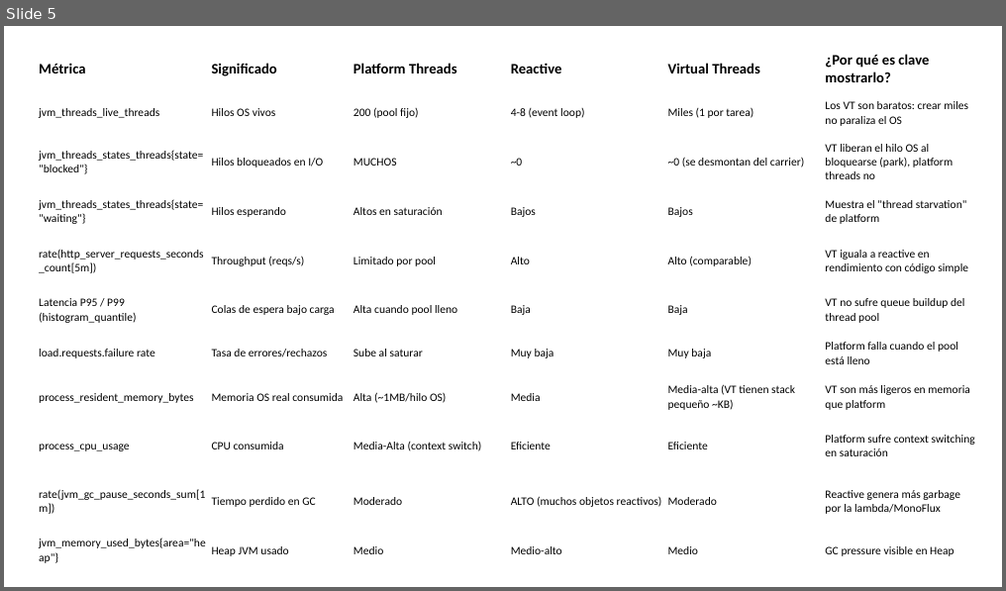
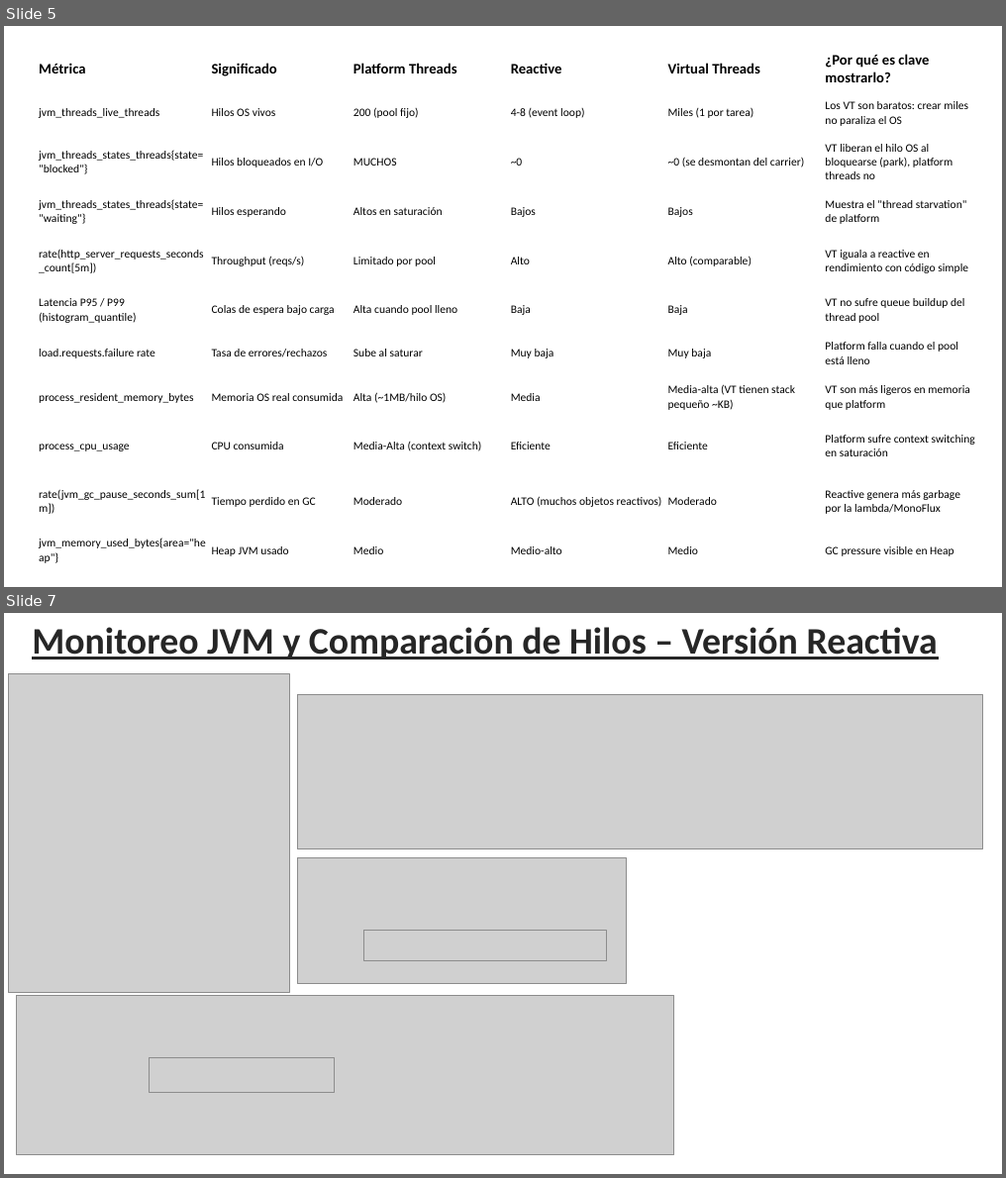
Before and after one commit to bjabinn/javaDarkThreads, a slide deck: Presentation1.pptx. Shown one above the other, each under a label of ours: slide 5 before the commit, slides 5 and 7 after it; the slides between them are not shown. The pictures are 1006x591 and 1006x1178 pixels, drawn with LibreOffice and Linux fonts; fonts in the diff are those of the drawing; grey boxes stand for pictures. Boxes give left, top, right and bottom in pixels: in the first picture for what was removed or moved away, otherwise in the second. Text is boxed around its words. In the diff, an @@ line names an element or a change of style, - is before the commit and + after.

```diff
--- a/Presentation1.pptx
+++ b/Presentation1.pptx
@@ slide 7 added at bbox=[4, 613, 1002, 1174], background #FFFFFF @@
@@ text added at bbox=[32, 627, 938, 660], 36 pt, text #262626, bold, underline @@
+Monitoreo JVM y Comparación de Hilos – Versión Reactiva
@@ picture added at bbox=[8, 673, 289, 992] @@
@@ picture added at bbox=[297, 694, 983, 850] @@
@@ picture added at bbox=[297, 858, 626, 984] @@
@@ picture added at bbox=[364, 931, 606, 961] @@
@@ picture added at bbox=[16, 995, 673, 1156] @@
@@ picture added at bbox=[149, 1059, 334, 1093] @@
```
Also in this commit, not shown: 3 slides changed, 4 other slides added, 5 slides removed, 3 other files.
